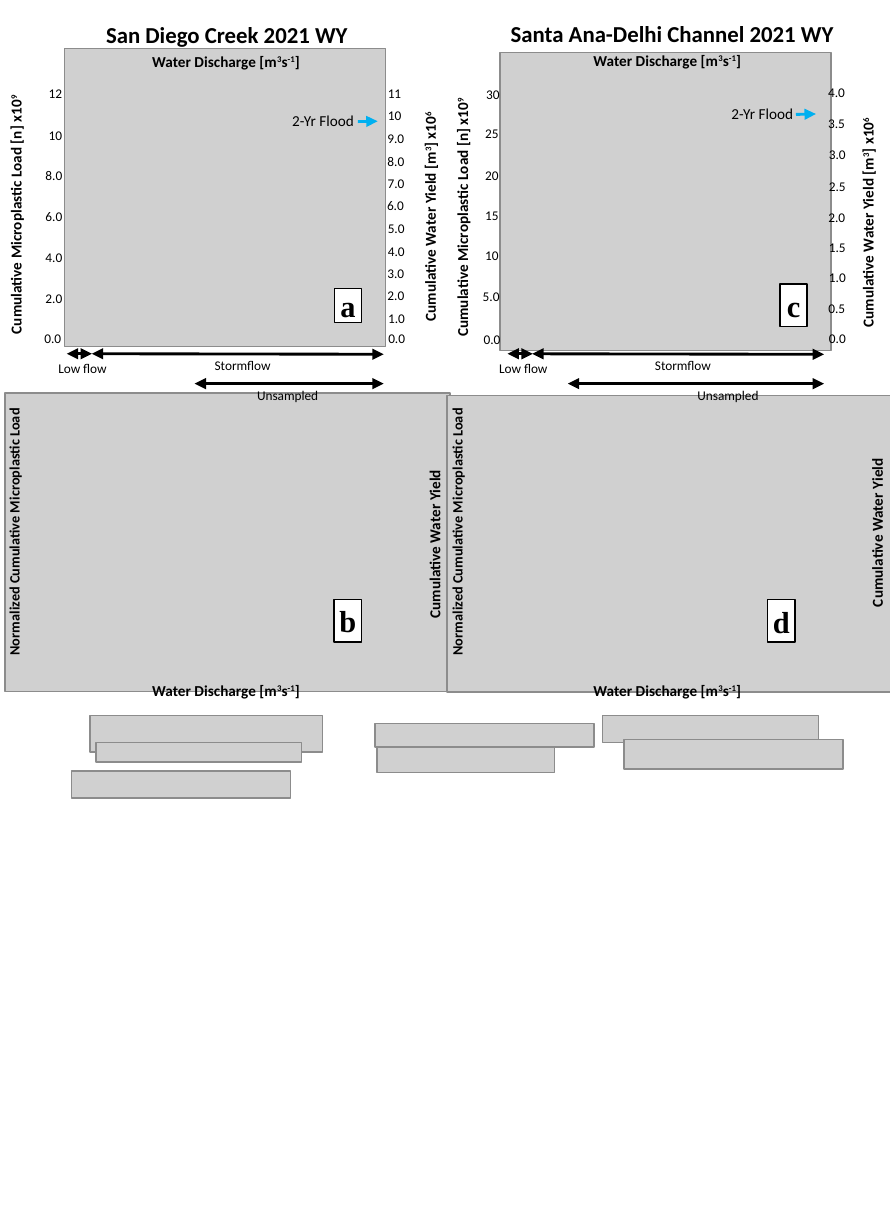
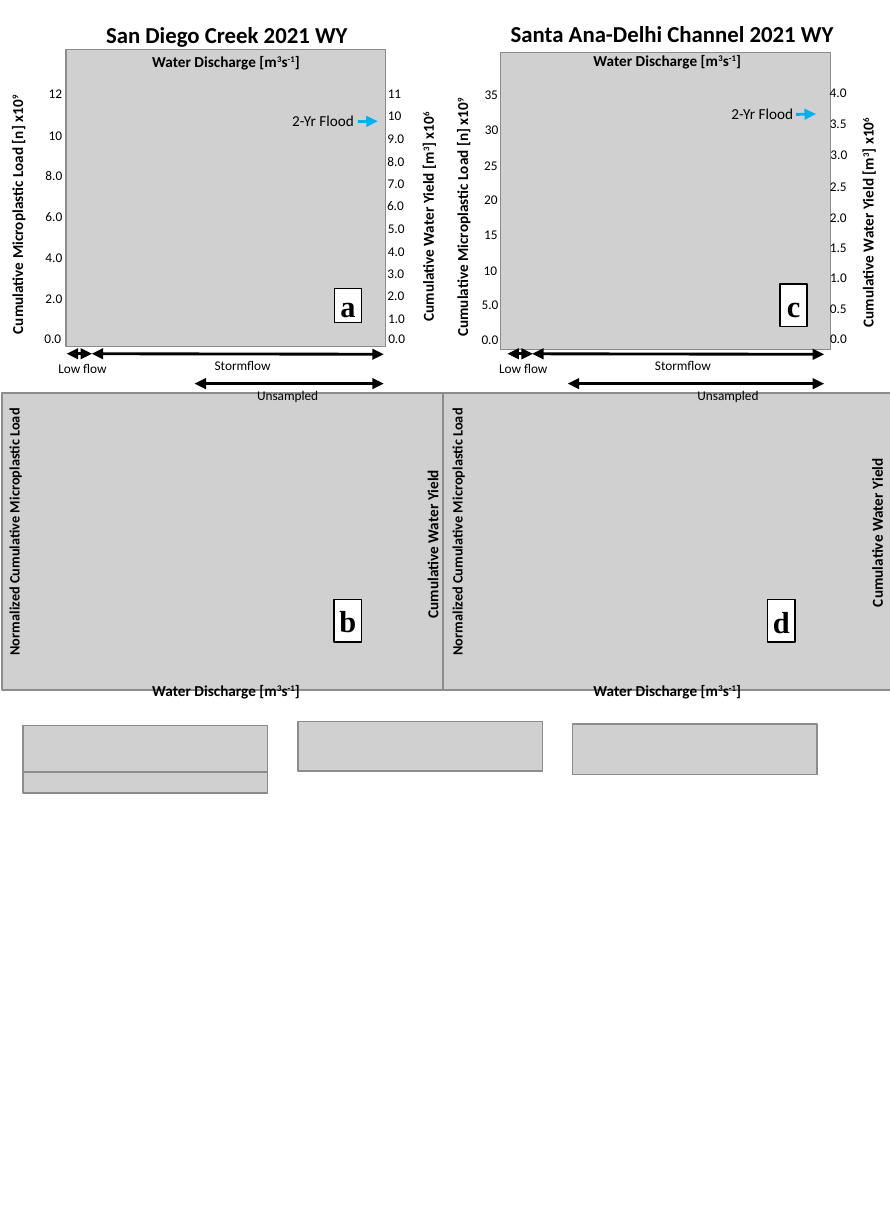
Before and after one commit to cmurphyh/NPB_MP_Rating_Curves, a slide deck: slide 1 of Figure_3.pptx. Drawn at 890x1232 pixels with LibreOffice and Linux fonts; fonts in the diff are those of the drawing; grey boxes stand for pictures; background and template pictures are left out. Boxes give left, top, right and bottom in pixels: in the first picture for what was removed or moved away, otherwise in the second. Text is boxed around its words. In the diff, an @@ line names an element or a change of style, - is before the commit and + after.

```diff
--- a/Figure_3.pptx
+++ b/Figure_3.pptx
@@ text "30" moved from (x1=486, y1=90, x2=499, y2=99) to (x1=485, y1=125, x2=498, y2=134) @@
@@ text added at (x1=485, y1=90, x2=498, y2=99), 7 pt, text #000000 @@
+35
@@ text "25" moved from (x1=485, y1=129, x2=498, y2=138) to (x1=484, y1=161, x2=497, y2=170) @@
@@ text "20" moved from (x1=485, y1=171, x2=498, y2=180) to (x1=484, y1=195, x2=497, y2=204) @@
@@ text "15" moved from (x1=485, y1=211, x2=498, y2=220) to (x1=484, y1=230, x2=497, y2=239) @@
@@ text "10" moved from (x1=485, y1=251, x2=498, y2=260) to (x1=484, y1=266, x2=497, y2=275) @@
@@ text "5.0" rewrapped from (x1=483, y1=290, x2=500, y2=305) to (x1=482, y1=300, x2=499, y2=309) @@
@@ text "0.0" rewrapped from (x1=484, y1=333, x2=501, y2=348) to (x1=482, y1=335, x2=499, y2=344) @@
@@ picture moved from (x1=5, y1=393, x2=450, y2=691) to (x1=3, y1=393, x2=445, y2=690) @@
@@ picture resized from (x1=446, y1=396, x2=890, y2=693) to (x1=442, y1=393, x2=890, y2=690) @@
@@ picture added at (x1=23, y1=726, x2=268, y2=776) @@
@@ picture added at (x1=298, y1=722, x2=544, y2=771) @@
@@ picture added at (x1=572, y1=724, x2=817, y2=775) @@
@@ group removed at (x1=90, y1=716, x2=843, y2=774): 6 pictures @@
@@ picture resized from (x1=71, y1=771, x2=290, y2=798) to (x1=23, y1=772, x2=268, y2=793) @@
```
Also in this commit, not shown: 2 other files.
